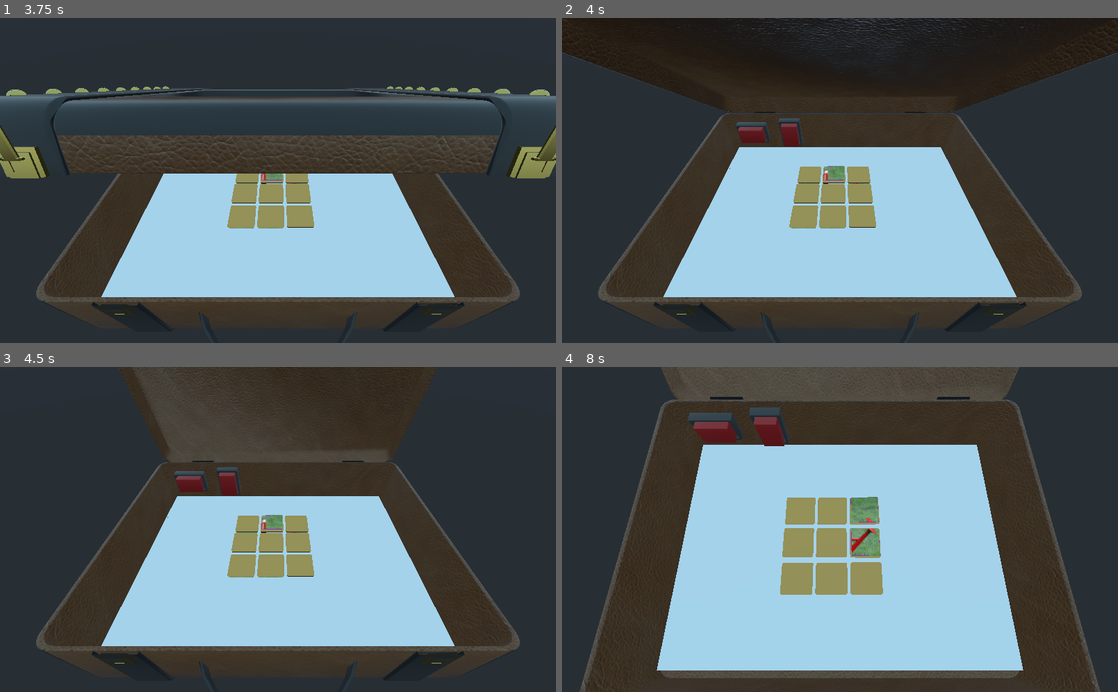
Above: before the commit, frames 1-4 (two rows, left to right).
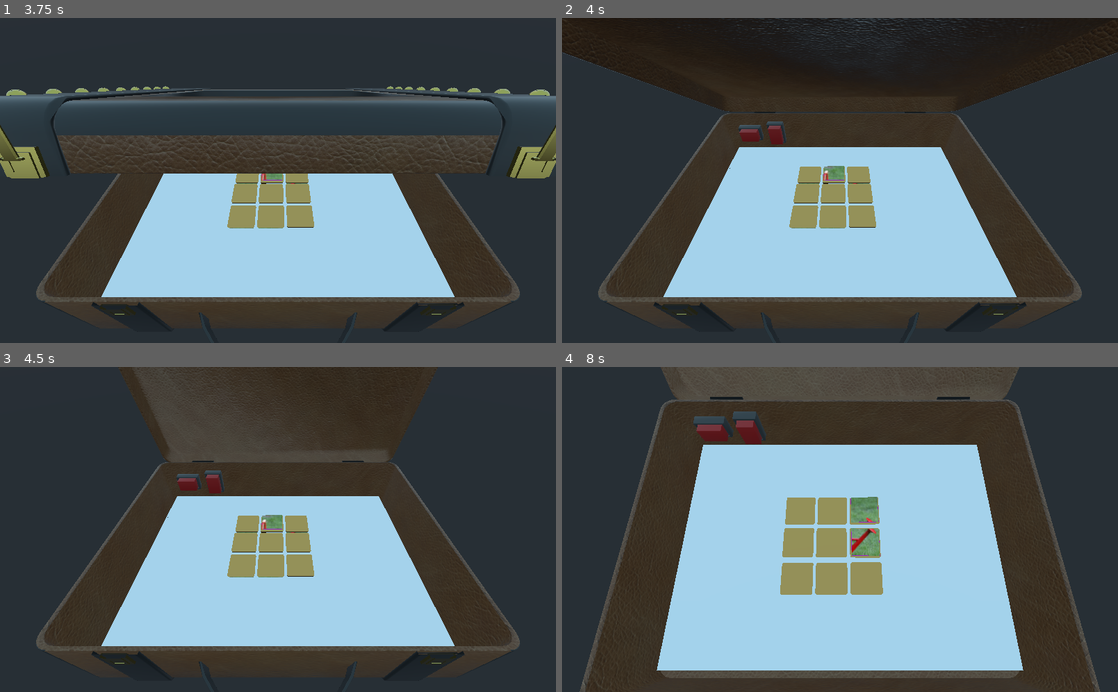
Above: after the commit, the same moments.

Repository: nheeb/OrbinTime
Game: Godot game, scene res://Level.tscn
The game is run twice, just before and just after one commit, with the same random seed, the same clock (stepped at 60 frames per second) and the same inputs. This scene is started directly instead of the project's main scene.
Inputs (mouse positions are in pixels of both pictures, inside the frame that each line leads up to):
- Up to frame 1 (3.75 s): tap Enter at 0.5 s; move the mouse to (400, 164) at 0.52 s; tap R (teleport_orb) every 0.75 s from 0.6 to 3.6 s; click (400, 164) at 0.67 s; move the mouse to (166, 196) at 1.27 s; click (166, 196) at 1.42 s; tap Space at 2 s; move the mouse to (333, 109) at 2.02 s; click (333, 109) at 2.17 s; move the mouse to (250, 245) at 2.77 s; click (250, 245) at 2.92 s; move the mouse to (444, 229) at 3.52 s; click (444, 229) at 3.67 s
- Up to frame 2 (4 s): no input
- Up to frame 3 (4.5 s): move the mouse to (111, 480) at 4.27 s; tap R (teleport_orb) at 4.35 s; click (111, 480) at 4.42 s
- Up to frame 4 (8 s): move the mouse to (867, 529) at 5.02 s; tap R (teleport_orb) every 0.75 s from 5.1 to 7.35 s; click (867, 529) at 5.17 s; move the mouse to (756, 448) at 5.77 s; click (756, 448) at 5.92 s; move the mouse to (962, 513) at 6.52 s; click (962, 513) at 6.67 s; move the mouse to (728, 545) at 7.27 s; click (728, 545) at 7.42 s

Frame 1 is identical in both runs. In frame 2, 0.7% of the frame differs, in the area x 31-44%, y 30-40%; in frame 3, 0.7%; in frame 4, 1.2%, in the area x 22-41%, y 12-25%.

Commit message:
buttons

Diff:
--- a/Level.tscn
+++ b/Level.tscn
@@ -17,10 +17,10 @@
 [node name="Buttons" type="Spatial" parent="Suitcase"]
 
 [node name="EdgeButtonRed" parent="Suitcase/Buttons" instance=ExtResource( 5 )]
-transform = Transform( 1, 0, 0, 0, -4.37114e-08, -1, 0, 1, -4.37114e-08, -0.307518, -0.0398094, -0.292758 )
+transform = Transform( 0.720903, 0, 0, 0, -3.15117e-08, -0.720903, 0, 1, -4.37114e-08, -0.315648, -0.0403455, -0.292758 )
 
 [node name="EdgeButtonRed2" parent="Suitcase/Buttons" instance=ExtResource( 5 )]
-transform = Transform( -4.37114e-08, 4.37114e-08, 1, 1, 1.91069e-15, 4.37114e-08, 0, 1, -4.37114e-08, -0.173381, -0.0398094, -0.292758 )
+transform = Transform( -3.38661e-08, 3.38661e-08, 0.774766, 0.774766, 1.48033e-15, 3.38661e-08, 0, 1, -4.37114e-08, -0.224617, -0.0398094, -0.292758 )
 
 [node name="Orb" parent="." instance=ExtResource( 3 )]
 transform = Transform( 1, 0, 0, 0, 1, 0, 0, 0, 1, -0.162736, 0.0880122, -0.0882108 )
